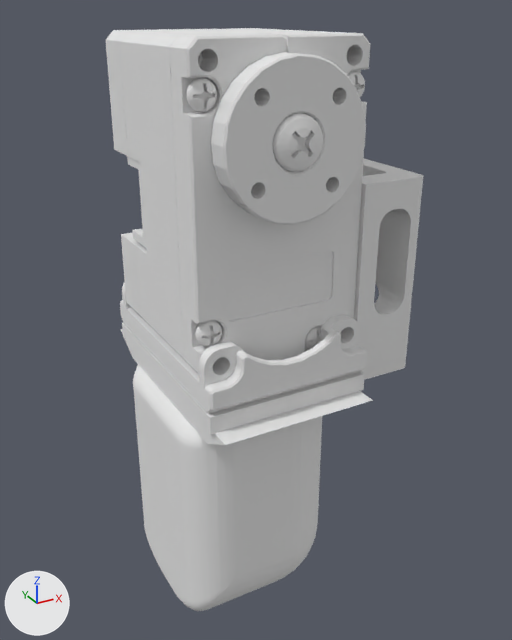
The OBJ model scenes/leap/leap_hand/assets/thumb_distal.obj: old version first, new version second.
Both versions are drawn from a camera (50 mm lens) standing at (-0.0992, -0.0092, -0.0667) and looking at (-0.059, 0.0641, -0.1033). Lighting does not change. The marker at lower left points along +X, +Y and +Z. The older version comes first. Where no turn or scale is listed for an object, it has been applied to the vertices.

The first picture shows 'thumb_fingertip', 'thumb_fingertip_W'.
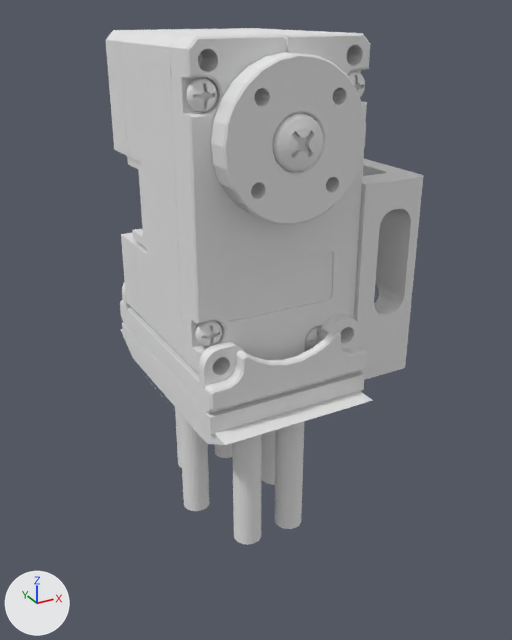
The change in detail:
Object 'thumb_fingertip_W' (ob_thumb_fingertip_w) is deleted.

Where the change shows, as pixel boxes [x1, y1, x2, y2] in the pictures (512 x 640 px):
'thumb_fingertip_W', deleted
    before: [133, 365, 322, 611]
